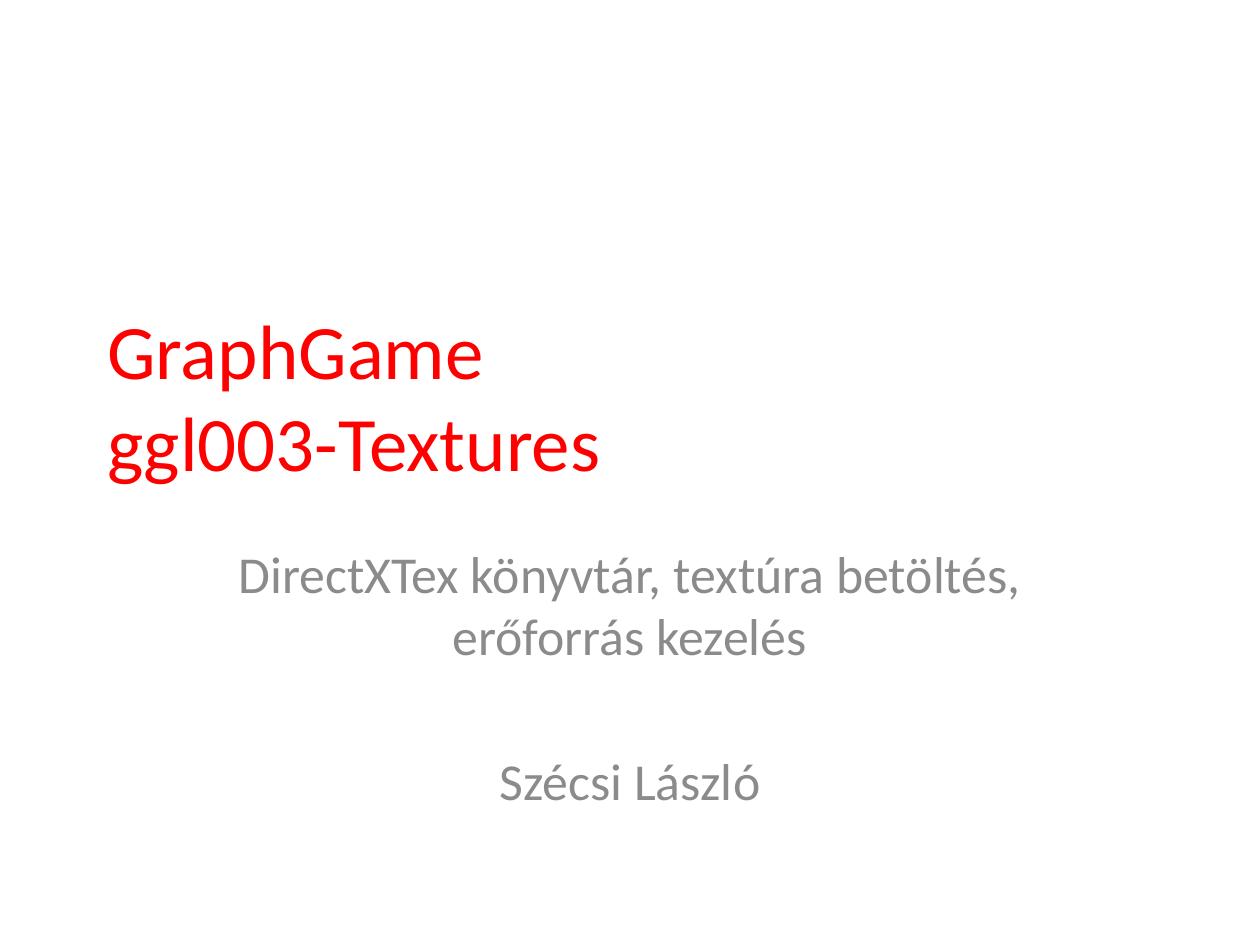
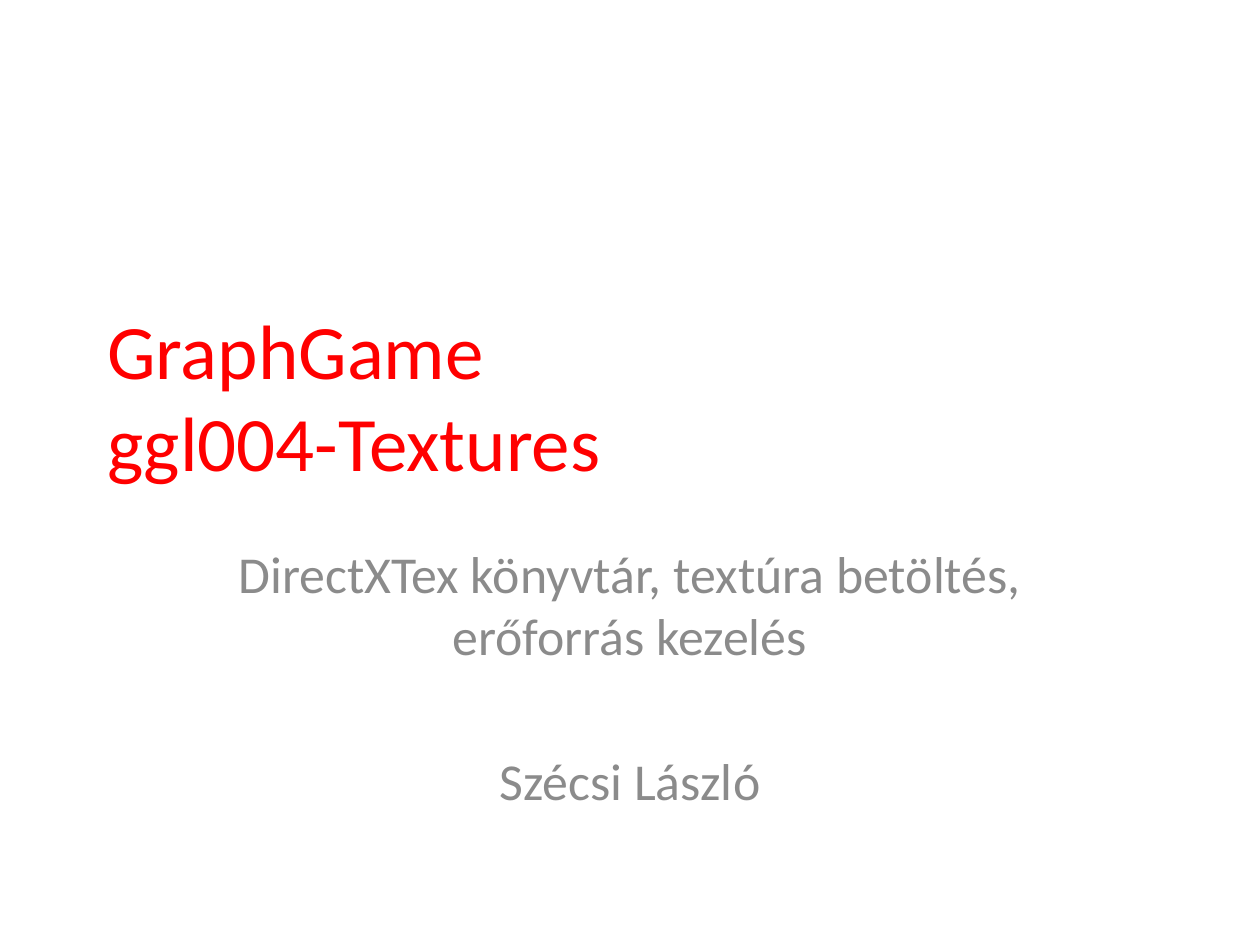
Before and after one commit to tyekx/dx12, a slide deck: slide 1 of Slides/ggl004-Textures.pptx. Drawn at 1260x945 pixels with LibreOffice and Linux fonts; fonts in the diff are those of the drawing; background and template pictures are left out. Boxes give left, top, right and bottom in pixels: in the first picture for what was removed or moved away, otherwise in the second. Text is boxed around its words. In the diff, an @@ line names an element or a change of style, - is before the commit and + after.

```diff
--- a/Slides/ggl004-Textures.pptx
+++ b/Slides/ggl004-Textures.pptx
@@ title at [107,325,600,485]: text changed @@
-GraphGame
-ggl003-Textures
+GraphGame
+ggl004-Textures
```
Also in this commit, not shown: 1 other slide changed, 16 slides removed.
